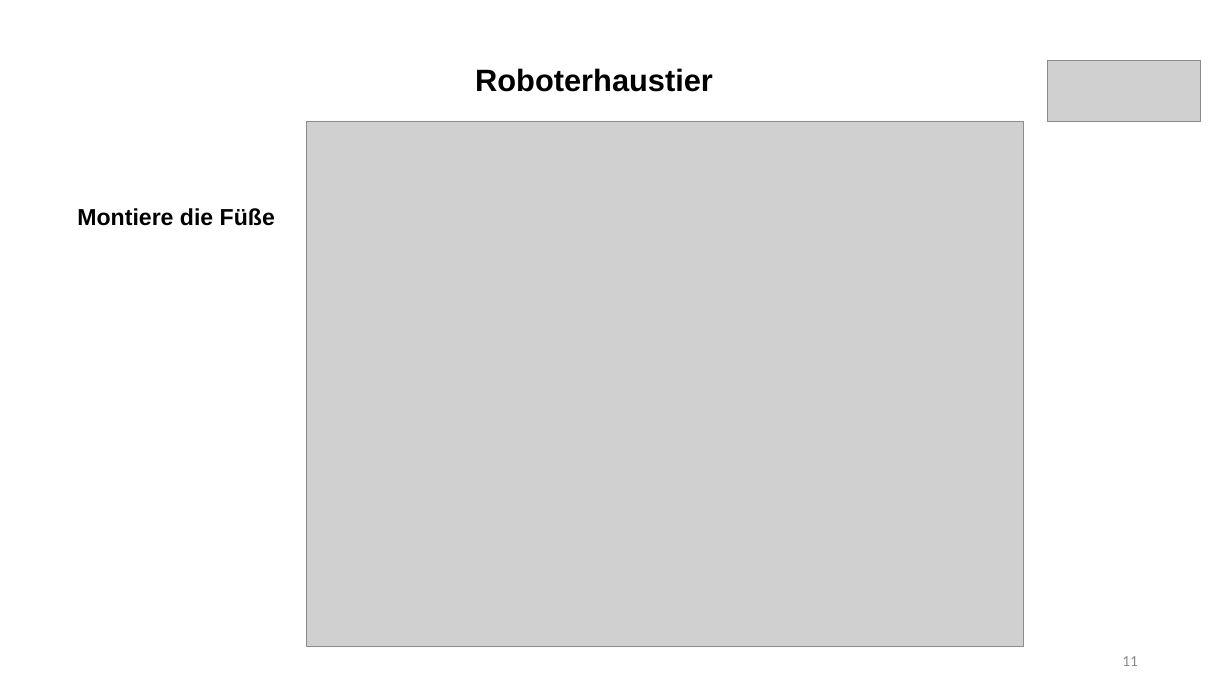
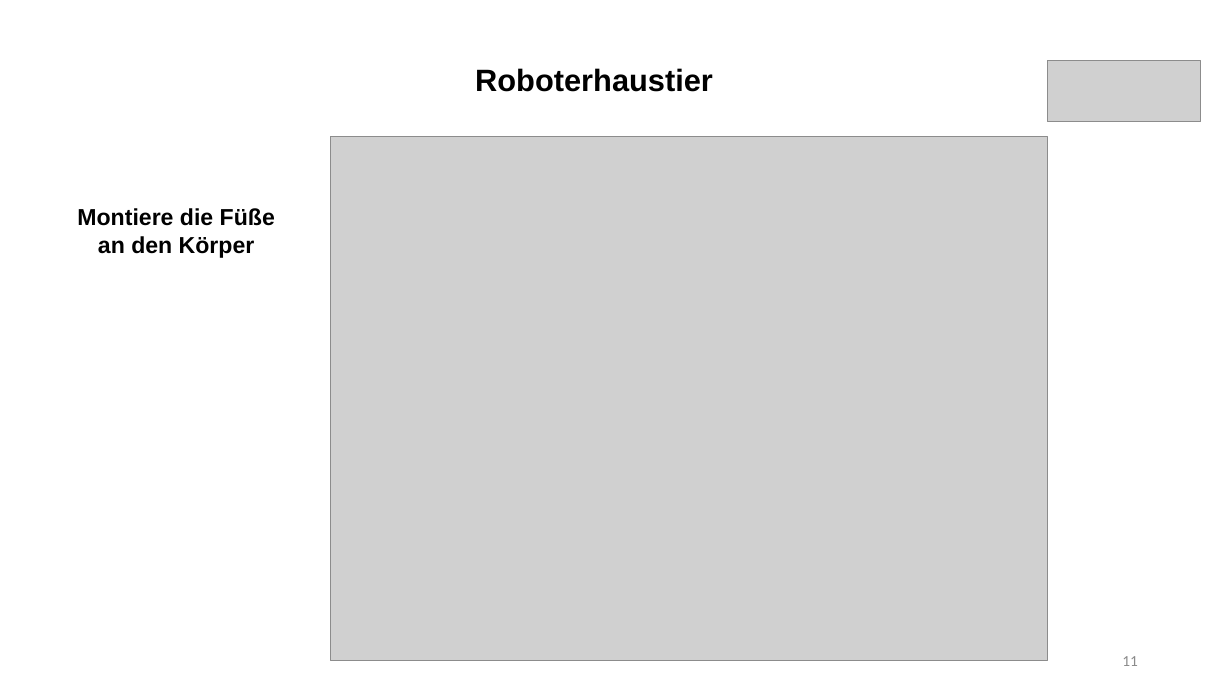
Before and after one commit to frankyhub/Egone, a slide deck: slide 11 of pdf/Roboterhaustier.pptx. Drawn at 1232x693 pixels with LibreOffice and Linux fonts; fonts in the diff are those of the drawing; grey boxes stand for pictures. Boxes give left, top, right and bottom in pixels: in the first picture for what was removed or moved away, otherwise in the second. Text is boxed around its words. In the diff, an @@ line names an element or a change of style, - is before the commit and + after.

```diff
--- a/pdf/Roboterhaustier.pptx
+++ b/pdf/Roboterhaustier.pptx
@@ picture moved from (x1=307, y1=122, x2=1024, y2=647) to (x1=331, y1=136, x2=1048, y2=661) @@
@@ text at (x1=98, y1=236, x2=255, y2=258): paragraph added @@
+an den Körper
```
Also in this commit, not shown: 9 other slides changed, 1 other file.
